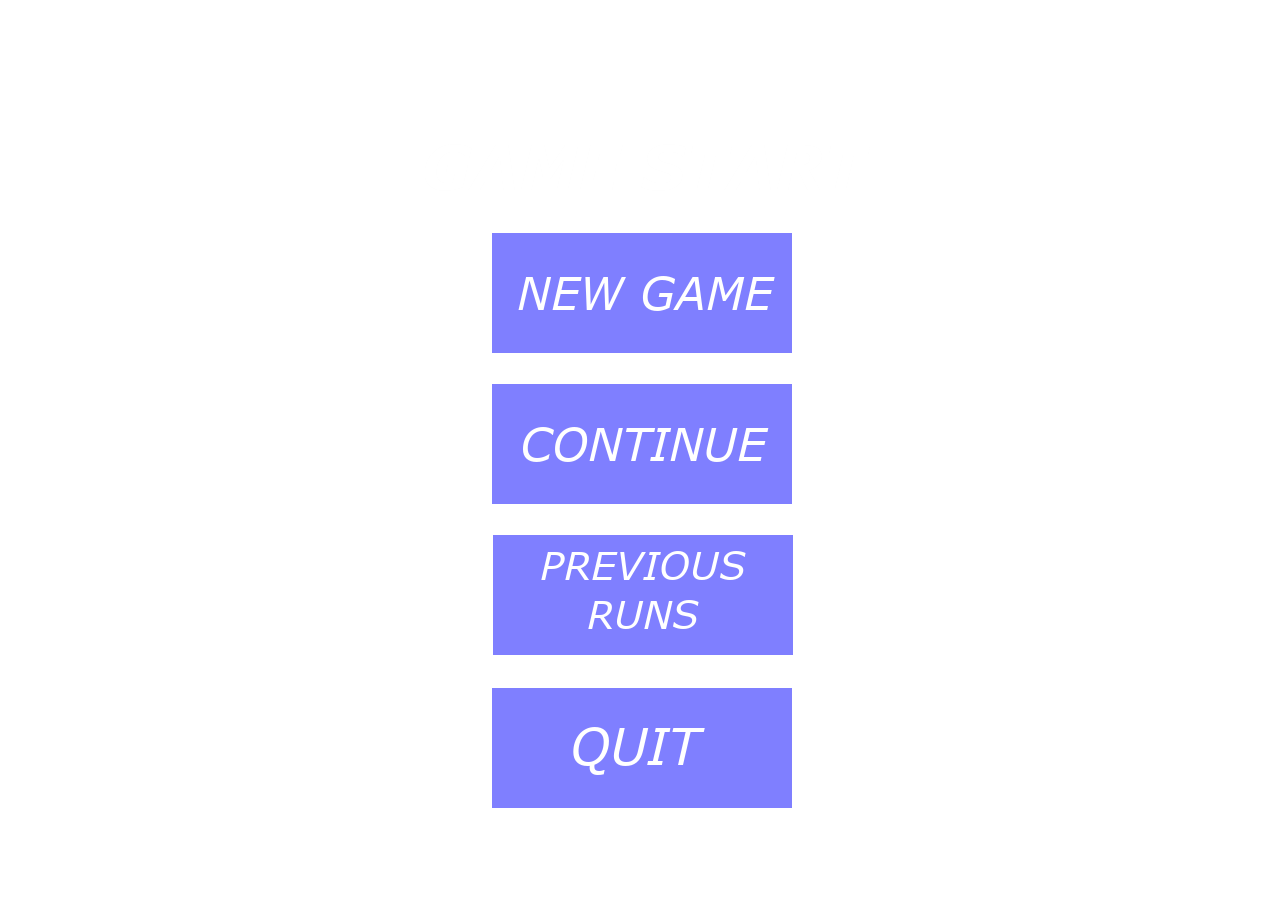
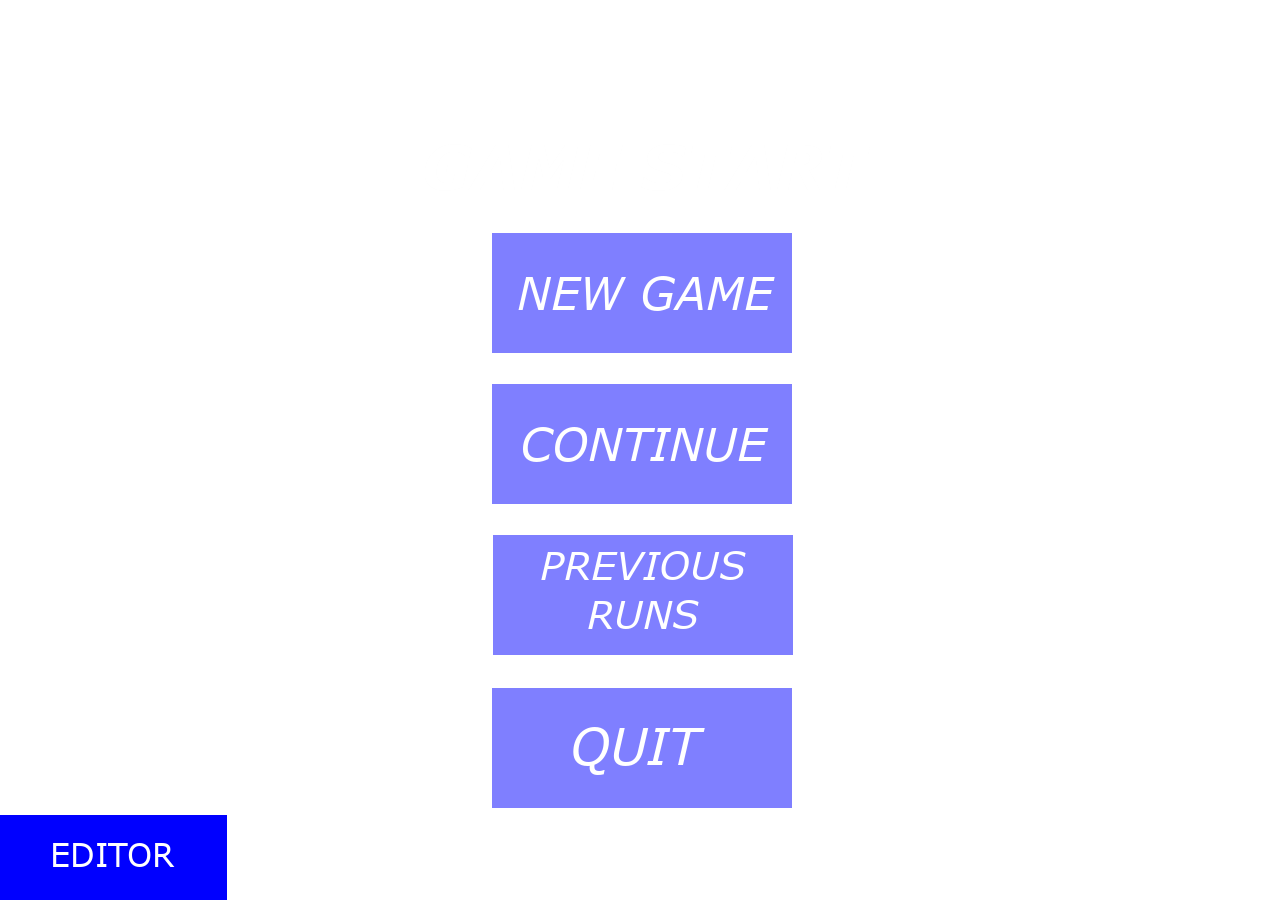
Layers edited between the first and the second 1280×900 image:
added layer "EDITOR" above "menu_block.png #1" over [53, 843, 175, 867]
added layer "menu_block.png #1" above "QUIT" over [0, 815, 227, 900]
